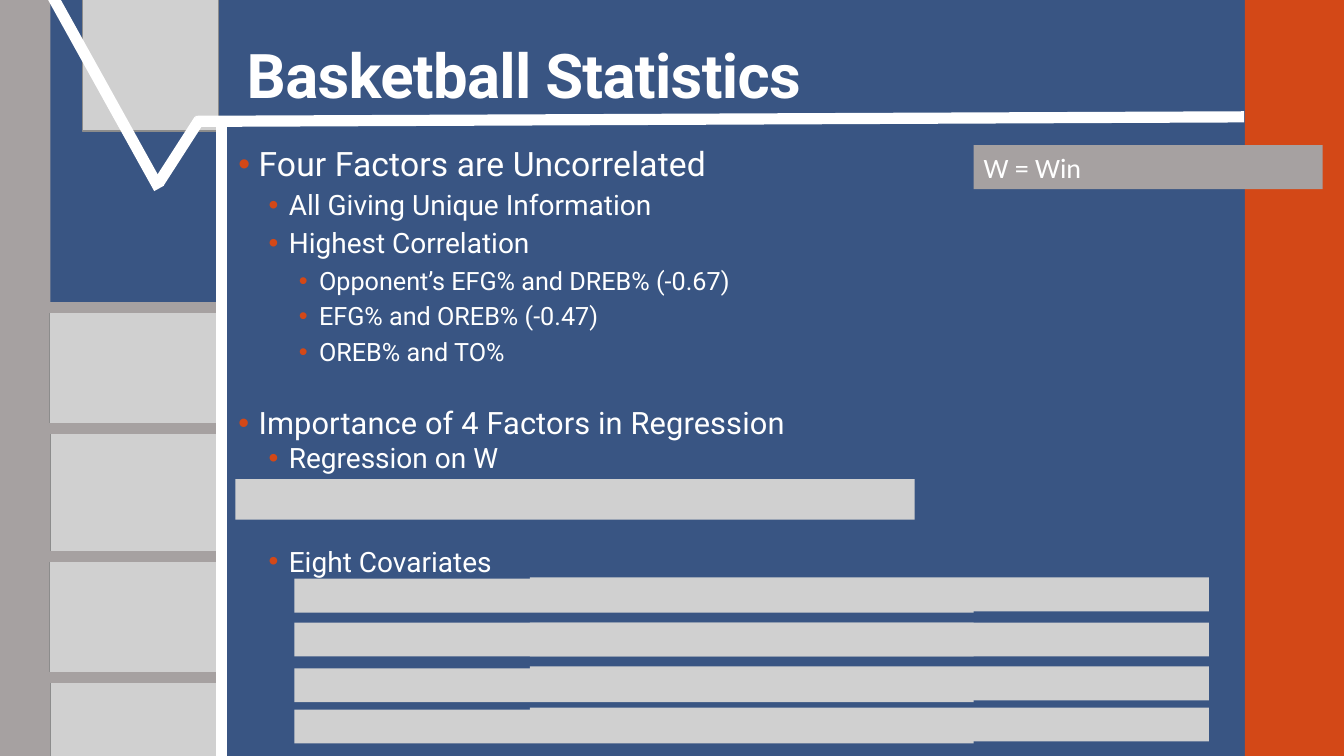
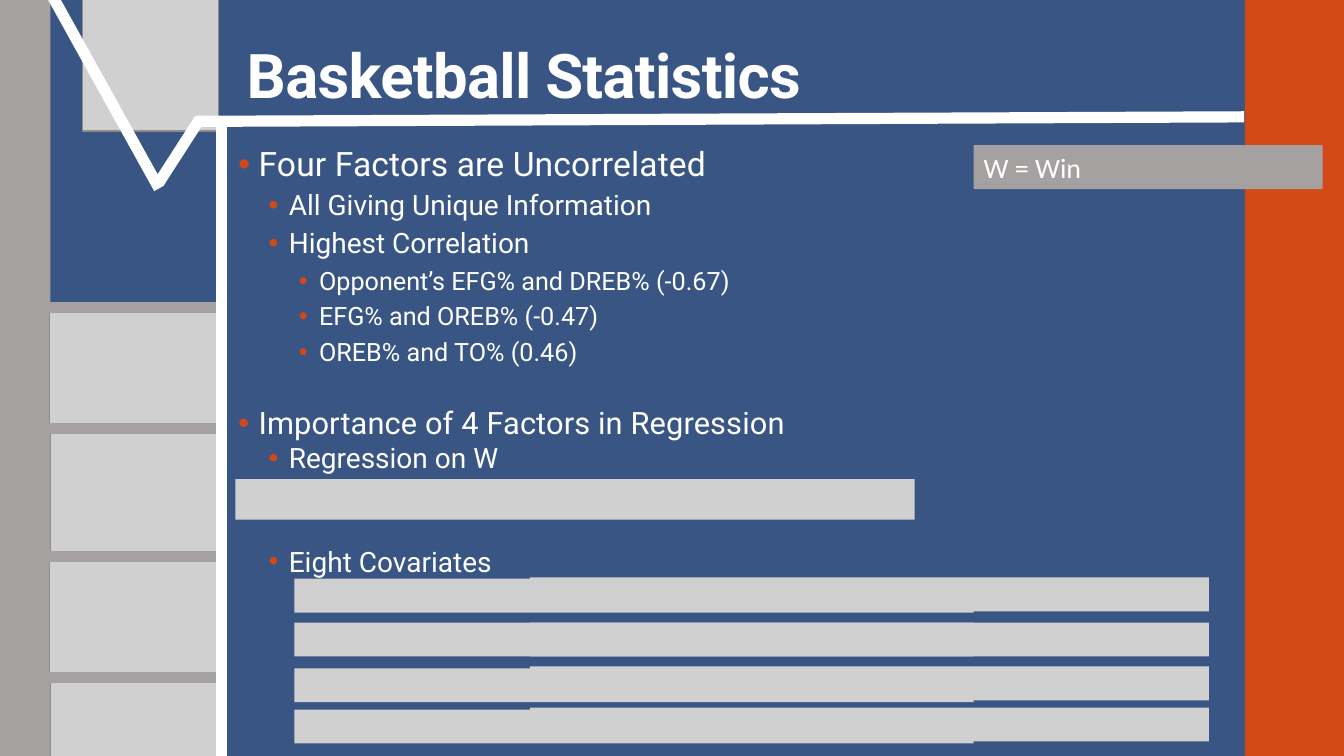
Before and after one commit to SuperMarioGiacomazzo/STOR538_WEBSITE, a slide deck: slide 9 of Slides/Basketball 1/Basketball_1_Lecture.pptx. Drawn at 1344x756 pixels with LibreOffice and Linux fonts; fonts in the diff are those of the drawing; grey boxes stand for pictures. Boxes give left, top, right and bottom in pixels: in the first picture for what was removed or moved away, otherwise in the second. Text is boxed around its words. In the diff, an @@ line names an element or a change of style, - is before the commit and + after.

```diff
--- a/Slides/Basketball 1/Basketball_1_Lecture.pptx
+++ b/Slides/Basketball 1/Basketball_1_Lecture.pptx
@@ text at [319, 341, 578, 367]: text changed @@
-    • OREB% and TO%
+    • OREB% and TO% (0.46)
```
Also in this commit, not shown: 5 other files.
